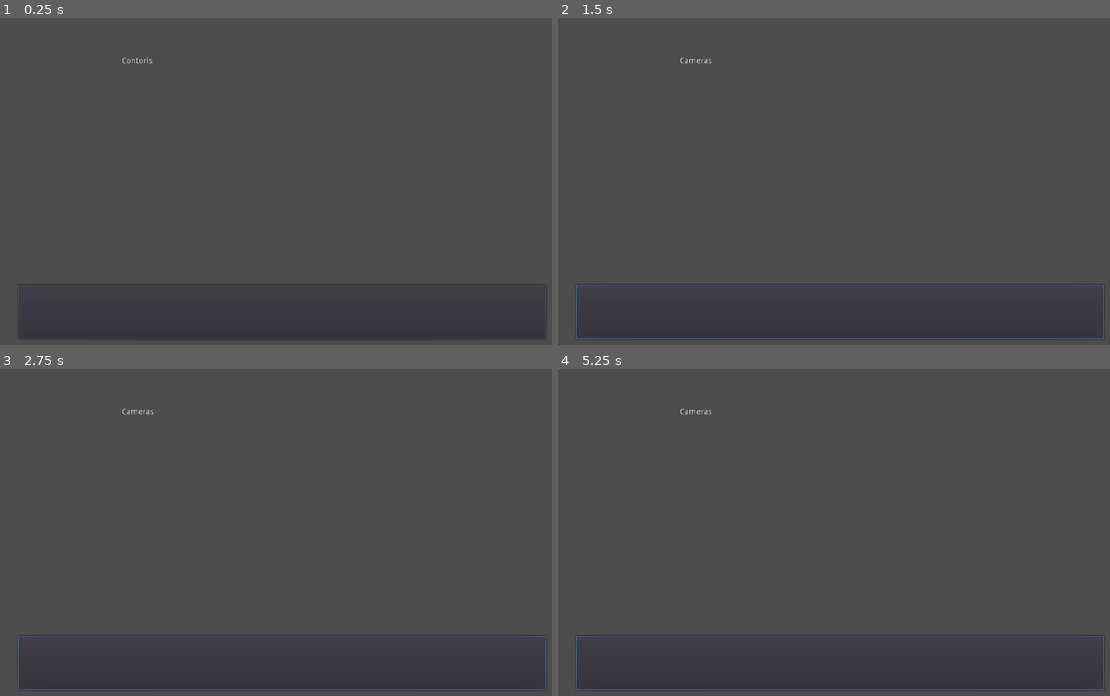
Above: before the commit, frames 1-4 (two rows, left to right).
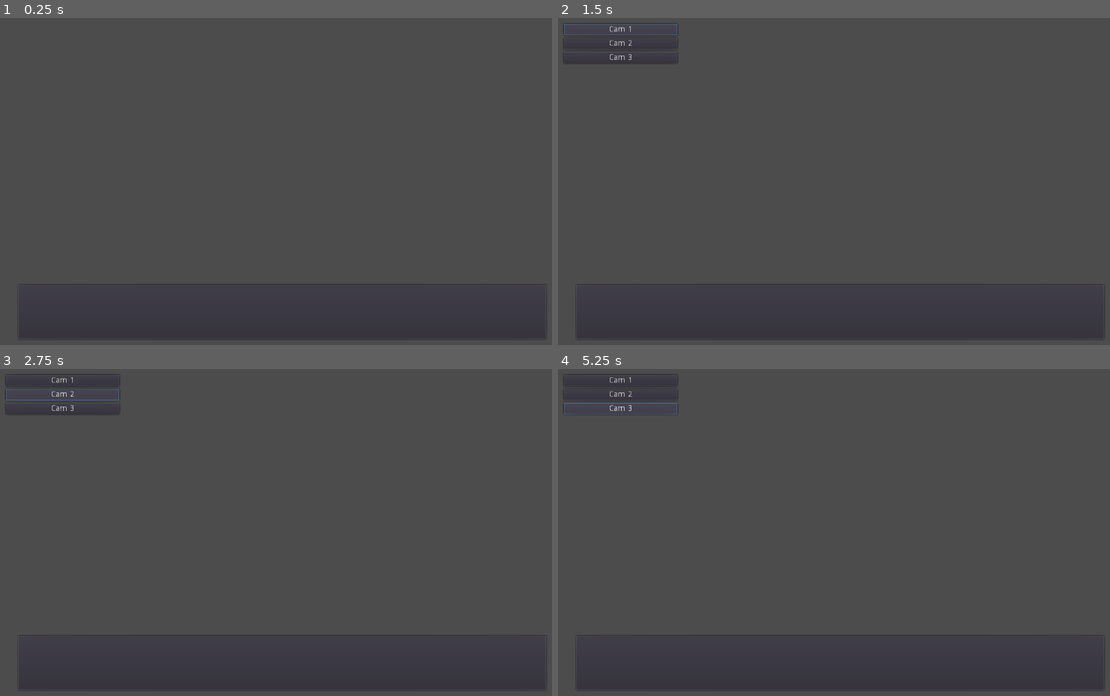
Above: after the commit, the same moments.

Repository: NSCarter/Five-Nights-At-The-Foundation
Game: Godot game, scene res://Scenes/Controls.tscn
Same seed, same stepped clock (60 frames per second), same inputs: the game is played once before the commit and once after it.
Inputs (mouse positions are in pixels of both pictures, inside the frame that each line leads up to):
- Up to frame 1 (0.25 s): no input
- Up to frame 2 (1.5 s): click (839, 312) at 0.5 s; click (618, 27) at 1.25 s, where only the run after the commit has a clickable "Cam 1"
- Up to frame 3 (2.75 s): click (60, 395) at 2 s, where only the run after the commit has a clickable "Cam 2"
- Up to frame 4 (5.25 s): click (618, 408) at 2.75 s, where only the run after the commit has a clickable "Cam 3"; click (618, 378) at 3.5 s, where only the run after the commit has a clickable "Cam 1"; click (618, 395) at 4.25 s, where only the run after the commit has a clickable "Cam 2"; click (618, 408) at 5 s, where only the run after the commit has a clickable "Cam 3"

The runs differ from the first frame. In frame 1, less than 0.1% of the frame differs, in the area x 22-28%, y 11-14%; in frame 2, 0.7%, in the area x 0-99%, y 1-99%; in frame 3, 0.6%; in frame 4, 0.6%.

Commit message:
Display camera buttons

Diff:
--- a/Scenes/Cameras.tscn
+++ b/Scenes/Cameras.tscn
@@ -11,15 +11,29 @@
 margin_bottom = 577.0
 script = ExtResource( 1 )
 
-[node name="RichTextLabel" type="RichTextLabel" parent="."]
-margin_left = 236.0
-margin_top = 95.0
-margin_right = 472.0
-margin_bottom = 135.0
-text = "Cameras"
-__meta__ = {
-"_edit_use_anchors_": false
-}
+[node name="CameraButtons" type="VBoxContainer" parent="."]
+margin_left = 38.3877
+margin_top = 37.7551
+margin_right = 232.388
+margin_bottom = 288.755
+size_flags_stretch_ratio = 0.0
+
+[node name="Cam 1" type="Button" parent="CameraButtons"]
+margin_right = 194.0
+margin_bottom = 20.0
+text = "Cam 1"
+
+[node name="Cam 2" type="Button" parent="CameraButtons"]
+margin_top = 24.0
+margin_right = 194.0
+margin_bottom = 44.0
+text = "Cam 2"
+
+[node name="Cam 3" type="Button" parent="CameraButtons"]
+margin_top = 48.0
+margin_right = 194.0
+margin_bottom = 68.0
+text = "Cam 3"
 
 [connection signal="mouse_entered" from="ControlsButton" to="ControlsButton" method="_on_ControlsButton_mouse_entered"]
 [connection signal="mouse_exited" from="ControlsButton" to="ControlsButton" method="_on_ControlsButton_mouse_exited"]
--- a/Scenes/Controls.tscn
+++ b/Scenes/Controls.tscn
@@ -11,15 +11,5 @@
 margin_bottom = 577.0
 script = ExtResource( 1 )
 
-[node name="RichTextLabel" type="RichTextLabel" parent="."]
-margin_left = 236.0
-margin_top = 95.0
-margin_right = 472.0
-margin_bottom = 135.0
-text = "Contorls"
-__meta__ = {
-"_edit_use_anchors_": false
-}
-
 [connection signal="mouse_entered" from="CamerasButton" to="CamerasButton" method="_on_CamerasButton_mouse_entered"]
 [connection signal="mouse_exited" from="CamerasButton" to="CamerasButton" method="_on_CamerasButton_mouse_exited"]
